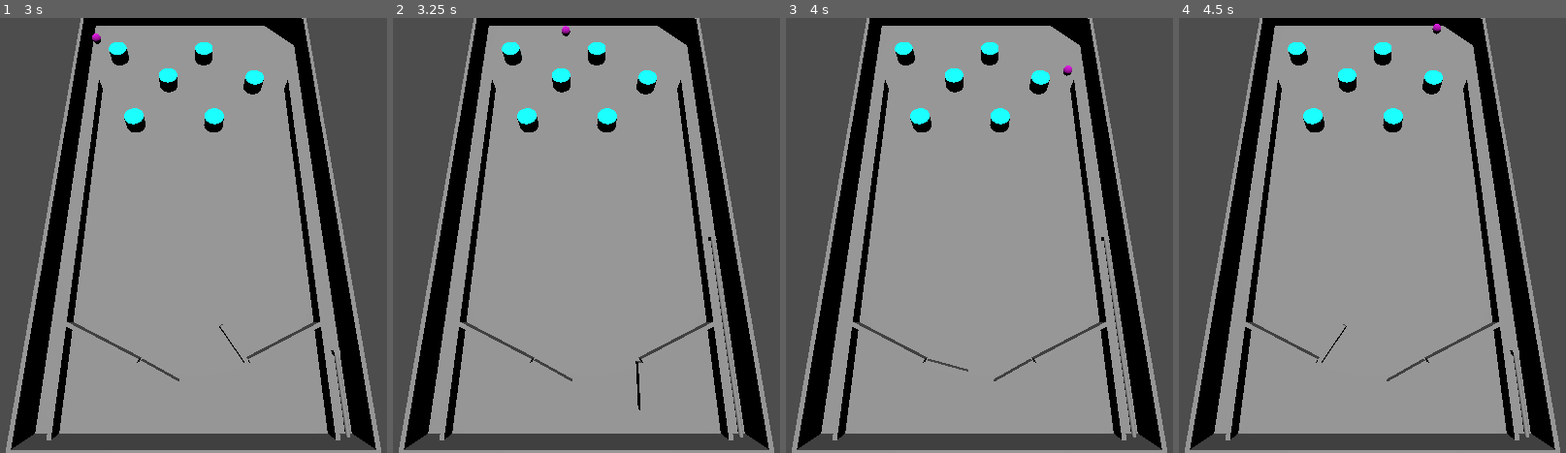
Above: before the commit, frames 1-4 (left to right).
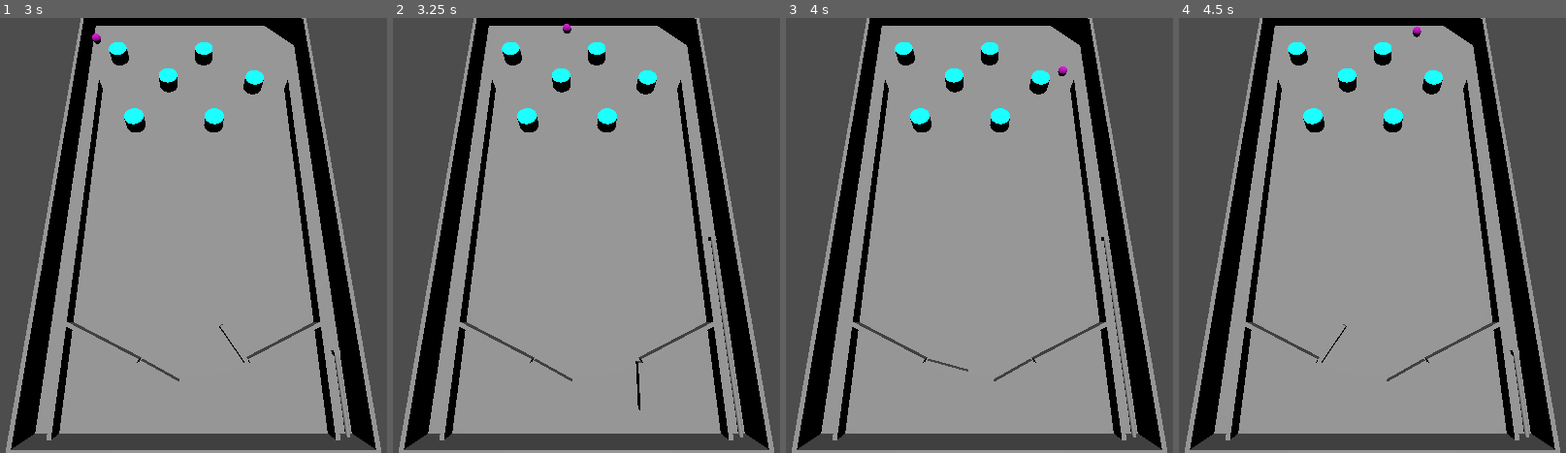
Above: after the commit, the same moments.

Repository: DrOtter3000/chaospinball
Game: Godot game, scene res://game.tscn
Same seed, same stepped clock (60 frames per second), same inputs: the game is played once before the commit and once after it.
Inputs:
- Up to frame 1 (3 s): tap Enter at 0.5 s; hold D (right) 0.53-1.28 s; tap Space (fire) every 0.75 s from 0.6 to 2.85 s; hold A (left) 1.28-2.03 s; hold D (right) from 2.03 s (still down)
- Up to frame 2 (3.25 s): keep holding D (right)
- Up to frame 3 (4 s): release D (right) at 3.53 s; hold A (left) from 3.53 s (still down); tap Space (fire) at 3.6 s
- Up to frame 4 (4.5 s): keep holding A (left); tap Space (fire) at 4.35 s

Frame 1 is identical in both runs. In frame 2, less than 0.1% of the frame differs, in the area x 43-47%, y 1-5%; in frame 3, less than 0.1%; in frame 4, less than 0.1%, in the area x 60-68%, y 1-5%.

Commit message:
add game_over function

Diff:
--- a/bumper.tscn
+++ b/bumper.tscn
@@ -35,7 +35,7 @@
 "times": PackedFloat32Array(0, 0.04, 0.1),
 "transitions": PackedFloat32Array(1, 1, 1),
 "update": 0,
-"values": [3.0, 5.0, 3.0]
+"values": [3.0, 7.0, 3.0]
 }
 tracks/1/type = "value"
 tracks/1/imported = false
@@ -47,7 +47,7 @@
 "times": PackedFloat32Array(0, 0.04, 0.1),
 "transitions": PackedFloat32Array(1, 1, 1),
 "update": 0,
-"values": [3.0, 5.0, 3.0]
+"values": [3.0, 7.0, 3.0]
 }
 tracks/2/type = "value"
 tracks/2/imported = false
@@ -59,7 +59,7 @@
 "times": PackedFloat32Array(0, 0.04, 0.1),
 "transitions": PackedFloat32Array(1, 1, 1),
 "update": 0,
-"values": [3.0, 5.0, 3.0]
+"values": [3.0, 7.0, 3.0]
 }
 
 [sub_resource type="Animation" id="Animation_dhwxw"]
--- /dev/null
+++ b/game.gd
@@ -0,0 +1,5 @@
+extends Node3D
+
+
+func game_over():
+	pass
--- a/game.tscn
+++ b/game.tscn
@@ -1,9 +1,11 @@
-[gd_scene load_steps=3 format=3 uid="uid://7xgf8khctk4d"]
+[gd_scene load_steps=4 format=3 uid="uid://7xgf8khctk4d"]
 
+[ext_resource type="Script" path="res://game.gd" id="1_4xxkx"]
 [ext_resource type="PackedScene" uid="uid://c04wwjxlgl6b6" path="res://machine.tscn" id="1_ytd86"]
 [ext_resource type="PackedScene" uid="uid://b1f1mj4r4gt10" path="res://ball.tscn" id="2_nb2sy"]
 
-[node name="Game" type="Node3D"]
+[node name="Game" type="Node3D" groups=["Game"]]
+script = ExtResource("1_4xxkx")
 
 [node name="DirectionalLight3D" type="DirectionalLight3D" parent="."]
 transform = Transform3D(1, 0, 0, 0, -0.452793, 0.891616, 0, -0.891616, -0.452793, 0, 3.47943, -1.33161)
--- a/machine.gd
+++ b/machine.gd
@@ -4,3 +4,8 @@
 func _process(delta):
 	if Input.is_action_just_pressed("fire"):
 		$AnimationPlayer.play("fire")
+
+
+func _on_game_over_area_body_entered(body):
+	if body.is_in_group("Ball"):
+		get_tree().call_group("Game", "game_over")
--- a/machine.tscn
+++ b/machine.tscn
@@ -102,6 +102,9 @@
 "fire": SubResource("Animation_ndqnw")
 }
 
+[sub_resource type="BoxShape3D" id="BoxShape3D_3hjow"]
+size = Vector3(65, 10, 5)
+
 [node name="Machine" type="Node3D"]
 script = ExtResource("1_wndql")
 
@@ -249,3 +252,11 @@
 libraries = {
 "": SubResource("AnimationLibrary_7ldbg")
 }
+
+[node name="GameOverArea" type="Area3D" parent="."]
+
+[node name="CollisionShape3D" type="CollisionShape3D" parent="GameOverArea"]
+transform = Transform3D(1, 0, 0, 0, 1, 0, 0, 0, 1, 2.75233, 2.16535, -62.3873)
+shape = SubResource("BoxShape3D_3hjow")
+
+[connection signal="body_entered" from="GameOverArea" to="." method="_on_game_over_area_body_entered"]
Not shown: 1 places in machine.tscn that only renumber resources
